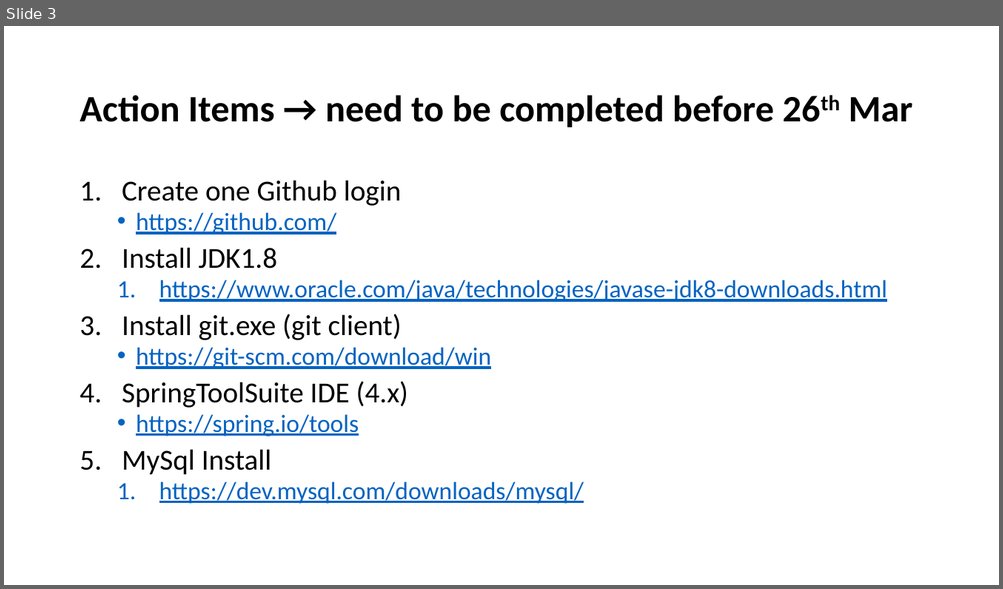
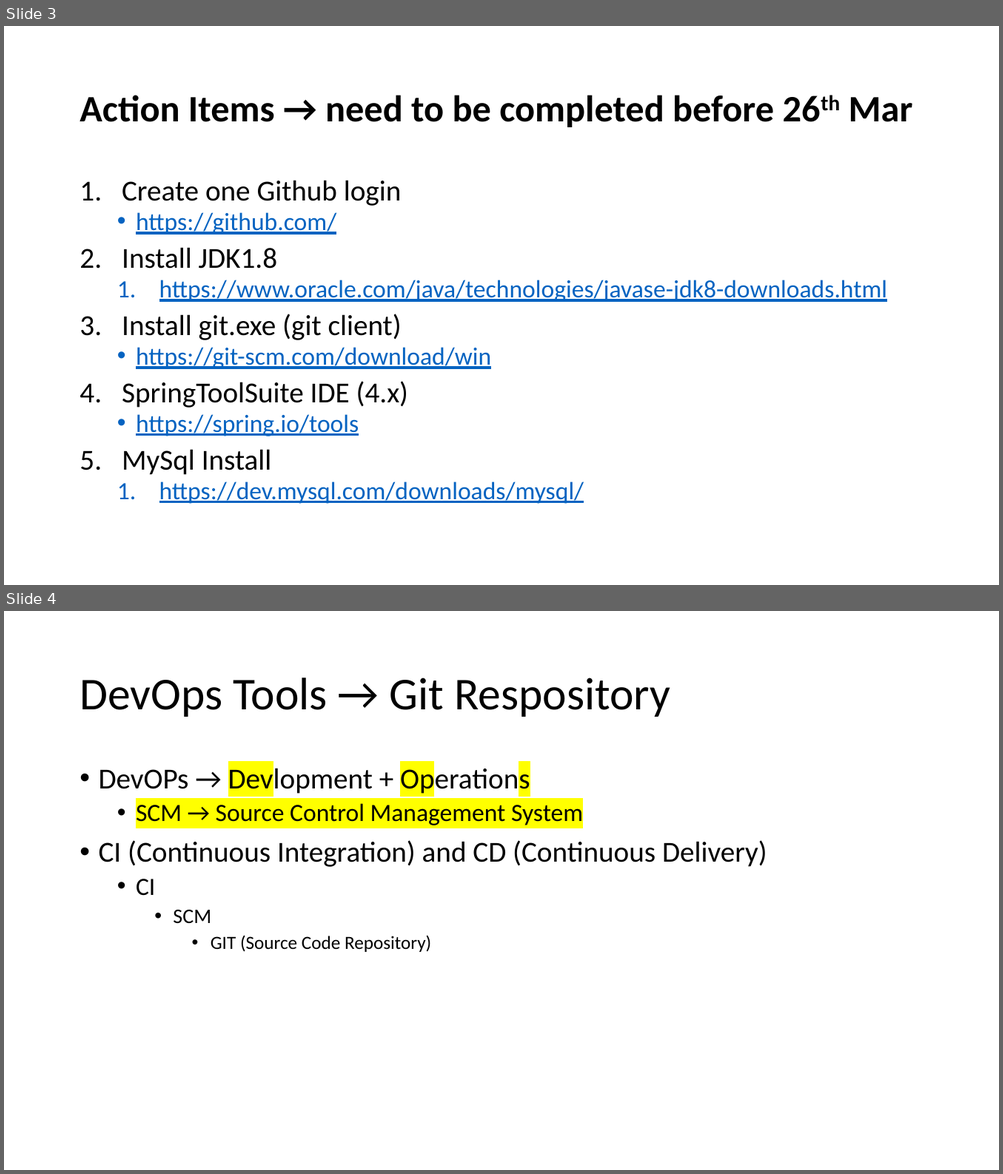
Before and after one commit to Souravpatel/A3_Training, a slide deck: A3 Training - Synchrony.pptx. Shown one above the other, each under a label of ours: slide 3 before the commit, slides 3 and 4 after it. The pictures are 1003x589 and 1003x1174 pixels, drawn with LibreOffice and Linux fonts; fonts in the diff are those of the drawing. Boxes give left, top, right and bottom in pixels: in the first picture for what was removed or moved away, otherwise in the second. Text is boxed around its words. In the diff, an @@ line names an element or a change of style, - is before the commit and + after.

```diff
--- a/A3 Training - Synchrony.pptx
+++ b/A3 Training - Synchrony.pptx
@@ slide 4 added at (4, 611, 999, 1170), background #FFFFFF @@
@@ title added at (79, 678, 670, 717), 44 pt, text #000000 @@
+DevOps Tools → Git Respository
@@ text added at (99, 764, 767, 952), 28 pt, text #000000 @@
+• DevOPs → Devlopment + Operations
+  • SCM → Source Control Management System
+• CI (Continuous Integration) and CD (Continuous Delivery)
+  • CI
+    • SCM
+      • GIT (Source Code Repository)
```
Also in this commit, not shown: 10 other slides added.
